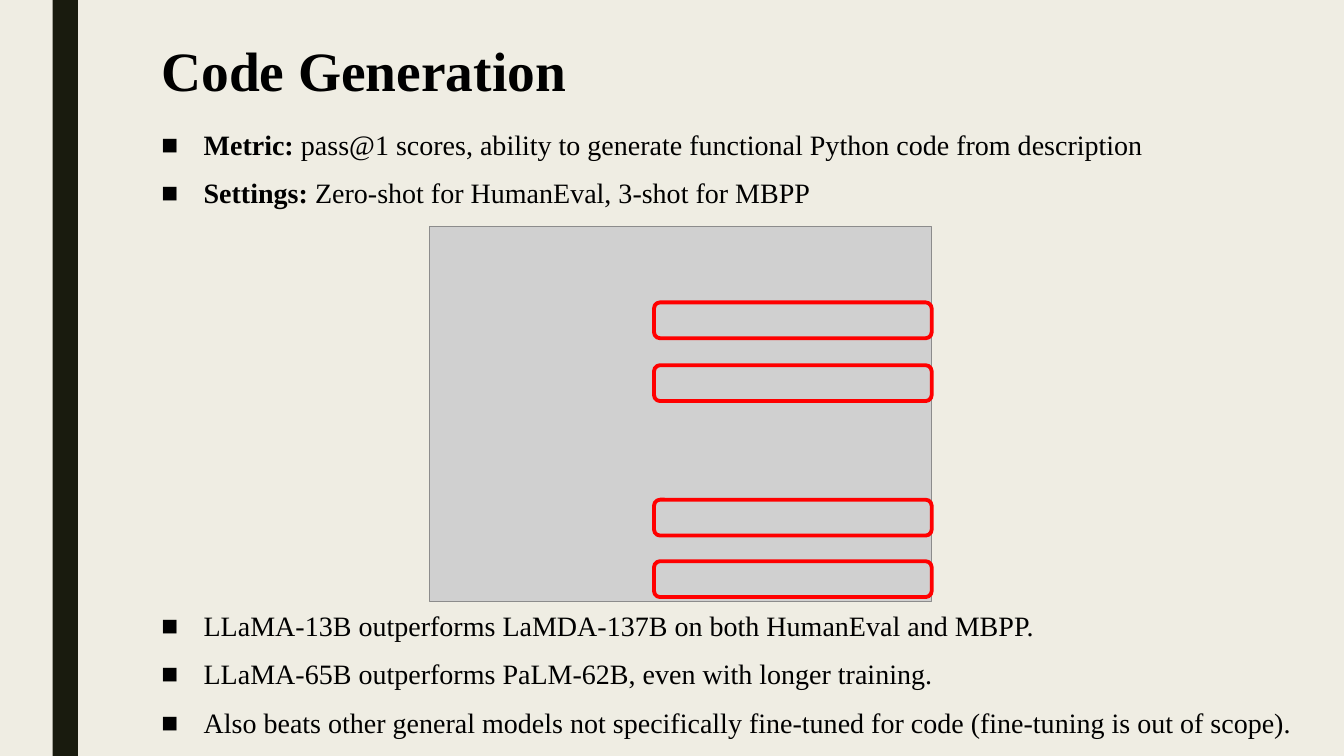
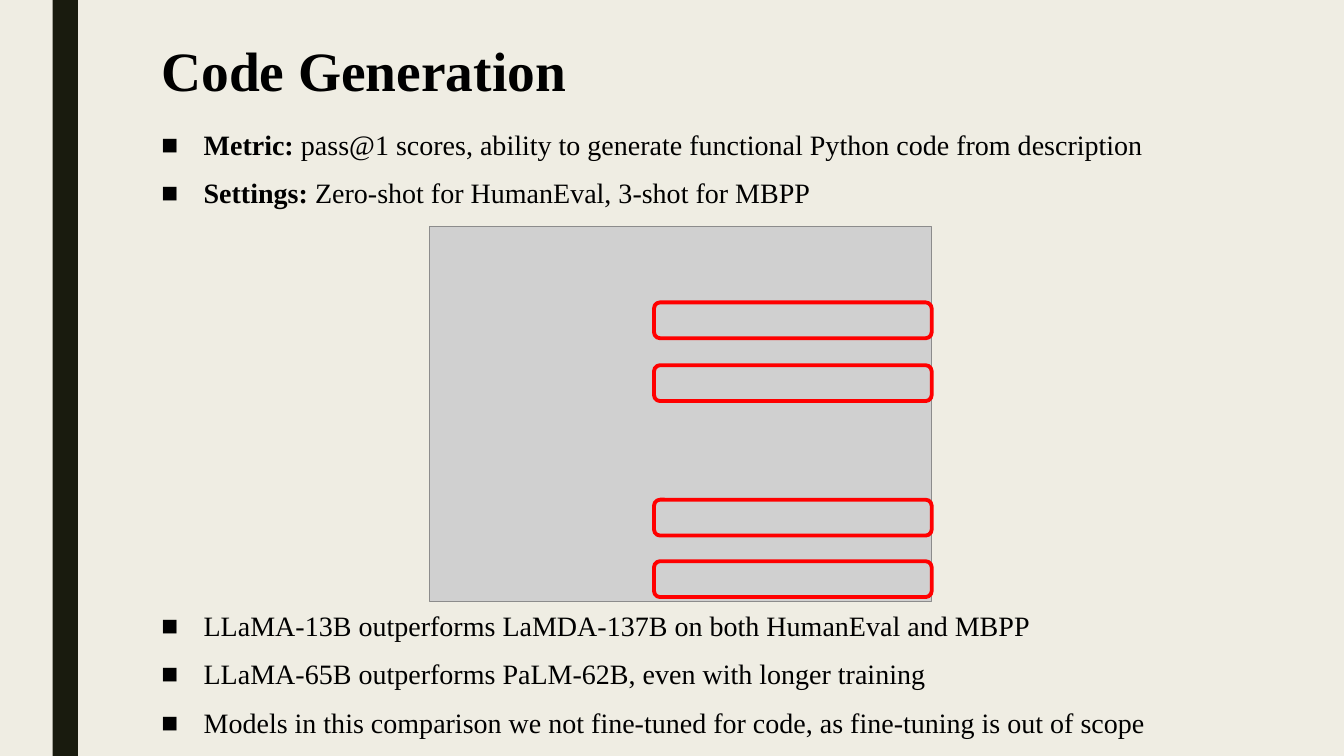
Before and after one commit to shlomi1993/llm-from-scratch, a slide deck: slide 14 of presentation/Lecture Slides.pptx. Drawn at 1344x756 pixels with LibreOffice and Linux fonts; fonts in the diff are those of the drawing; grey boxes stand for pictures. Boxes give left, top, right and bottom in pixels: in the first picture for what was removed or moved away, otherwise in the second. Text is boxed around its words. In the diff, an @@ line names an element or a change of style, - is before the commit and + after.

```diff
--- a/presentation/Lecture Slides.pptx
+++ b/presentation/Lecture Slides.pptx
@@ text at bbox=[204, 616, 1145, 738]: text changed @@
-■ LLaMA-13B outperforms LaMDA-137B on both HumanEval and MBPP.
-■ LLaMA-65B outperforms PaLM-62B, even with longer training.
-■ Also beats other general models not specifically fine-tuned for code (fine-tuning is out of scope).
+■ LLaMA-13B outperforms LaMDA-137B on both HumanEval and MBPP
+■ LLaMA-65B outperforms PaLM-62B, even with longer training
+■ Models in this comparison we not fine-tuned for code, as fine-tuning is out of scope
```
Also in this commit, not shown: 12 other slides changed, 3 other files.
